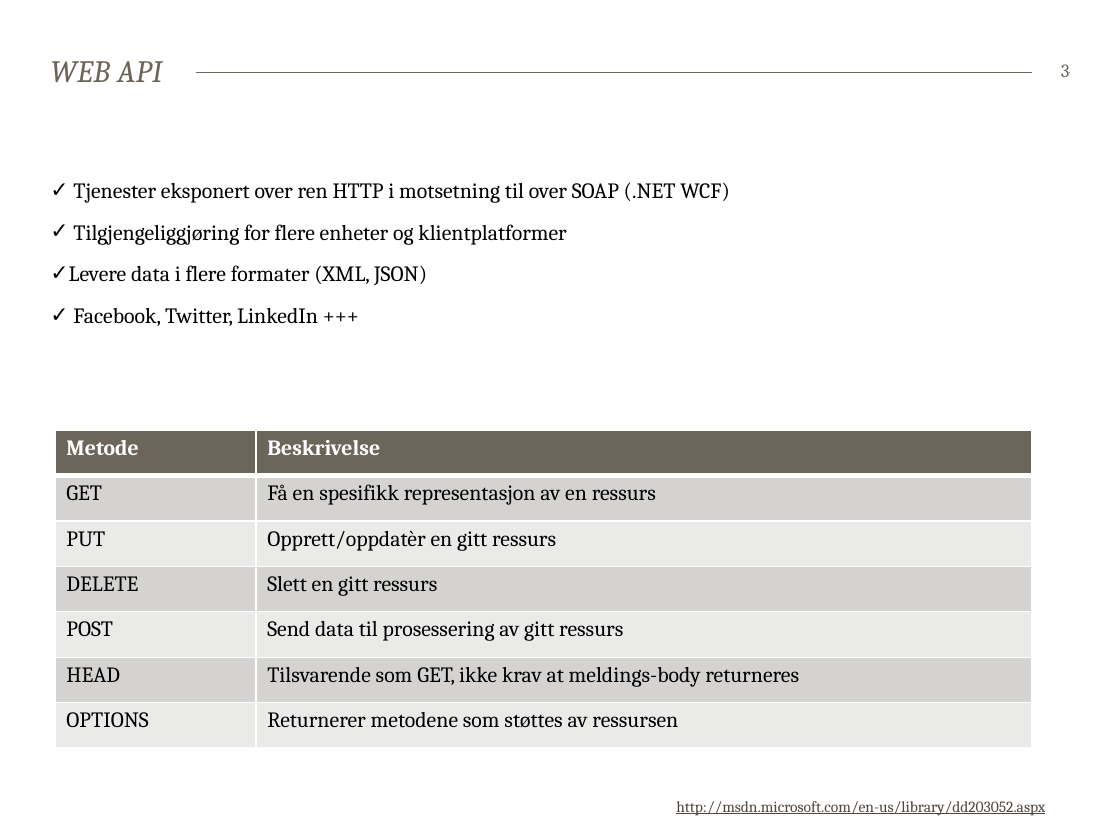
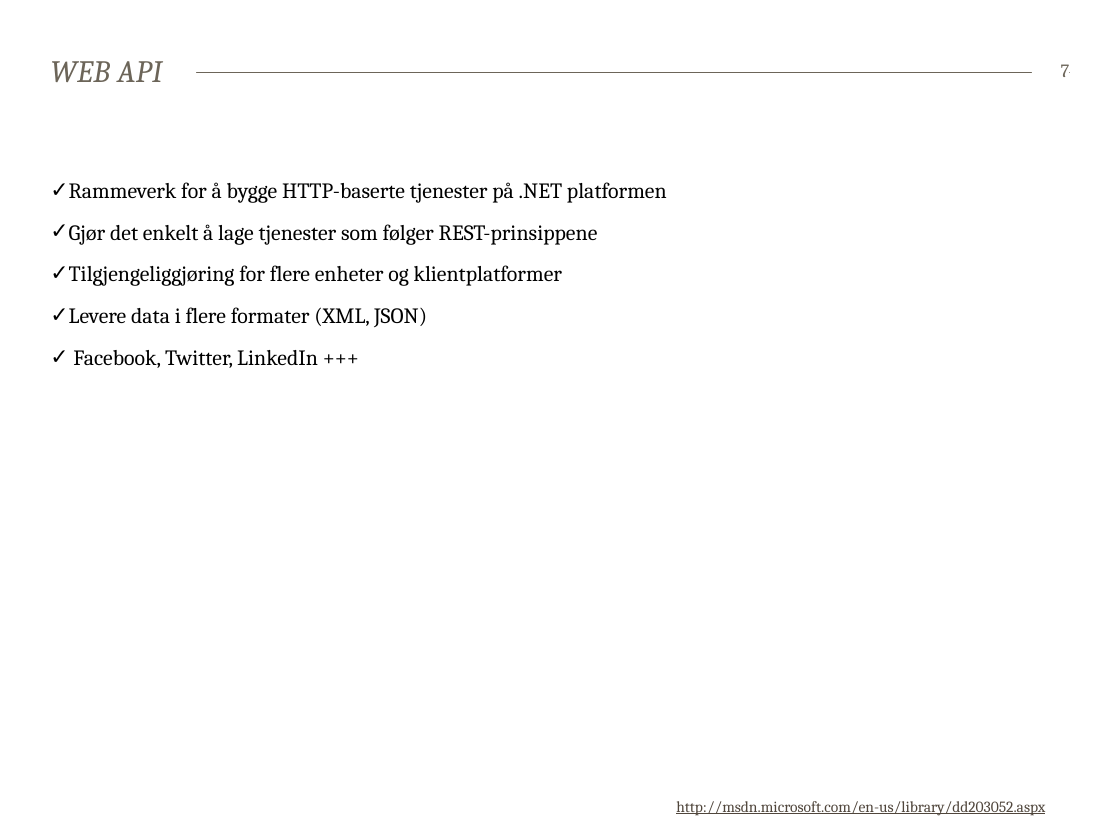
Before and after one commit to bekk/dotnetkurs, a slide deck: slide 7 of webapi/WebAPI.pptx (slide 3 before the commit). Drawn at 1120x840 pixels with LibreOffice and Linux fonts; fonts in the diff are those of the drawing. Boxes give left, top, right and bottom in pixels: in the first picture for what was removed or moved away, otherwise in the second. Text is boxed around its words. In the diff, an @@ line names an element or a change of style, - is before the commit and + after.

```diff
--- a/webapi/WebAPI.pptx
+++ b/webapi/WebAPI.pptx
@@ page number at bbox=[1061, 64, 1070, 77]: text changed @@
-3
+7
@@ text at bbox=[69, 182, 667, 245]: text changed @@
-✓ Tjenester eksponert over ren HTTP i motsetning til over SOAP (.NET WCF)
+✓ Rammeverk for å bygge HTTP-baserte tjenester på .NET platformen
+✓ Gjør det enkelt å lage tjenester som følger REST-prinsippene
@@ table removed at bbox=[55, 430, 1032, 748], 7 rows, 2 columns @@
-Metode | Beskrivelse
-GET | Få en spesifikk representasjon av en ressurs
-PUT | Opprett/oppdatèr en gitt ressurs
-DELETE | Slett en gitt ressurs
-POST | Send data til prosessering av gitt ressurs
-HEAD | Tilsvarende som GET, ikke krav at meldings-body returneres
-OPTIONS | Returnerer metodene som støttes av ressursen
```
Also in this commit, not shown: 3 other slides changed, 5 slides added, 2 slides removed.
